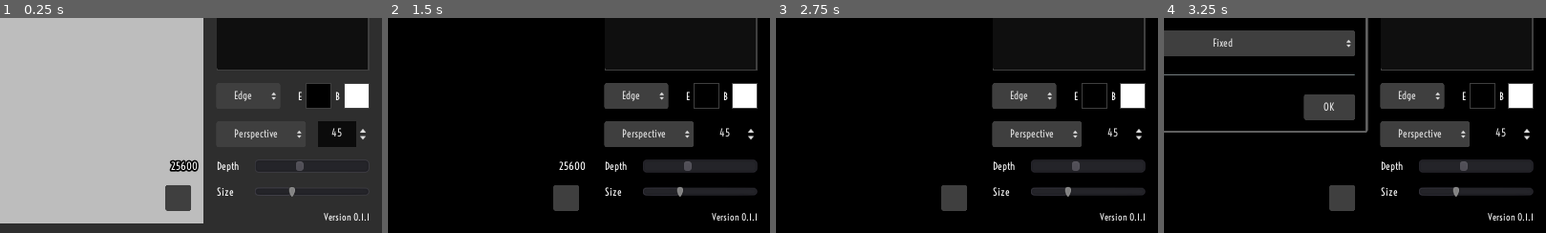
Above: before the commit, frames 1-4 (left to right).
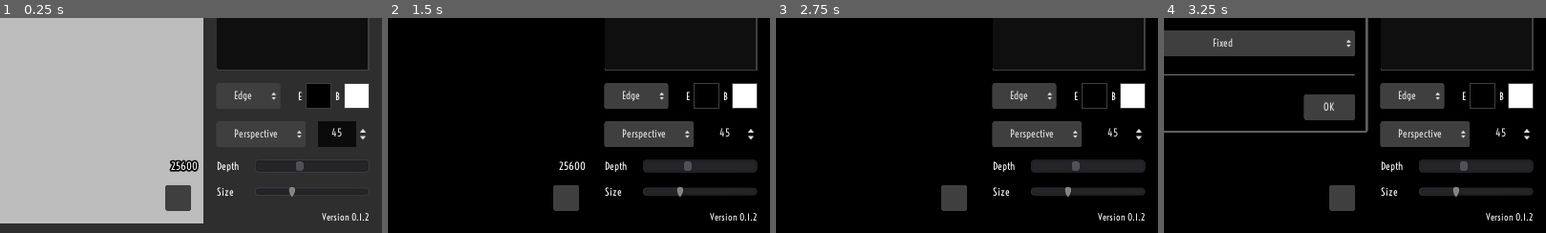
Above: after the commit, the same moments.

Repository: MizunagiKB/edge_detect_shader
Game: Godot game, scene res://main.tscn
Same seed, same stepped clock (60 frames per second), same inputs: the game is played once before the commit and once after it.
Inputs:
- Up to frame 1 (0.25 s): no input
- Up to frame 2 (1.5 s): click "Max" at 0.5 s; click "Tr" at 1.25 s
- Up to frame 3 (2.75 s): click "Cap" at 2 s
- Up to frame 4 (3.25 s): click "Conf" at 2.75 s
The pictures show only the part of the screen within x 50-100%, y 50-100%; the shares and areas given below are measured in that part.

The runs differ from the first frame. In frame 1, 0.3% of the frame differs, in the area x 84-97%, y 90-95%; in frame 2, 0.3%; in frame 3, 0.3%; in frame 4, 0.3%.

Commit message:
バージョンを更新

Diff:
--- a/proj/project.godot
+++ b/proj/project.godot
@@ -23,7 +23,7 @@
 config/name="EdgeDetectShader"
 run/main_scene="res://main.tscn"
 config/icon="res://icon.png"
-config/version="0.1.1"
+config/version="0.1.2"
 
 [autoload]
 
